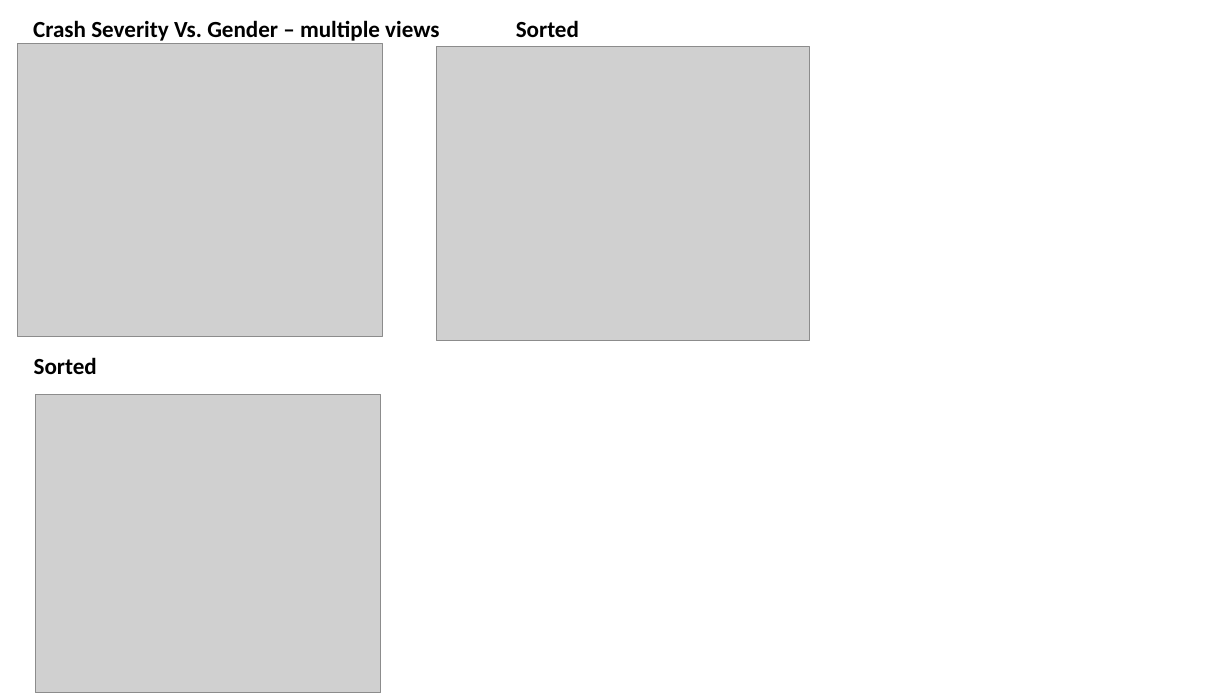
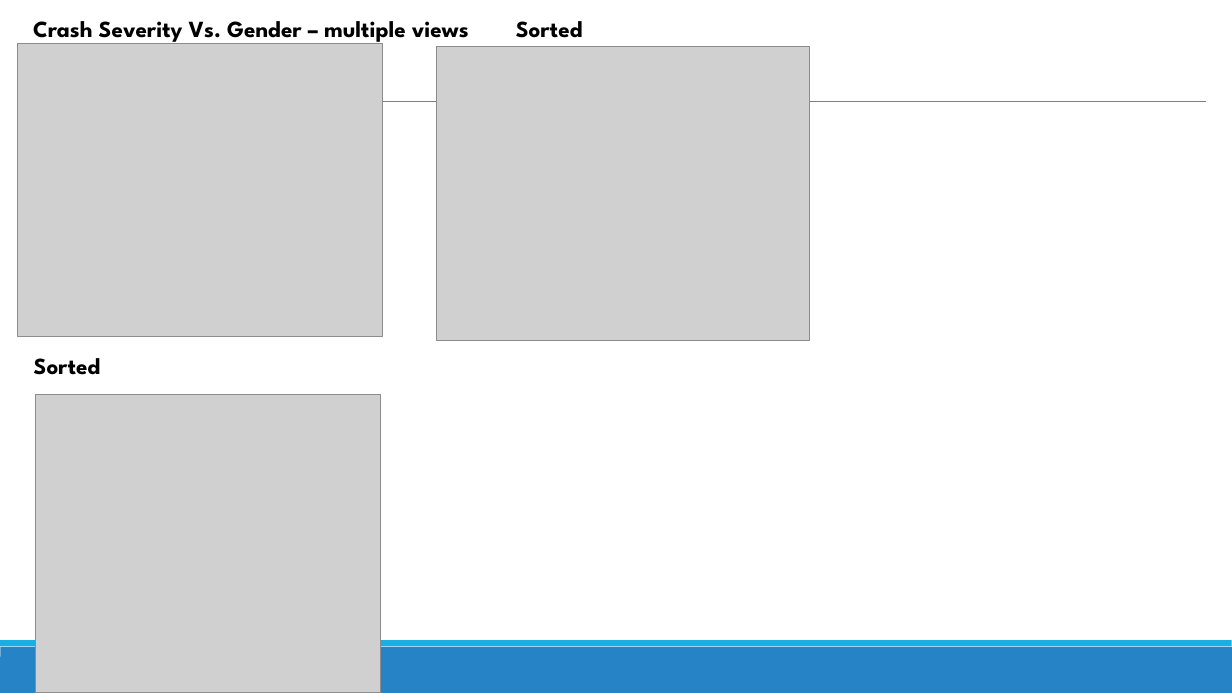
Before and after one commit to waghrayrashi/project-1, a slide deck: slide 15 of Project 1 - Group 2 - Statewide Bicycle Crash Analysis.pptx (slide 5 before the commit). Drawn at 1232x693 pixels with LibreOffice and Linux fonts; fonts in the diff are those of the drawing; grey boxes stand for pictures. Boxes give left, top, right and bottom in pixels: in the first picture for what was removed or moved away, otherwise in the second. Text is boxed around its words. In the diff, an @@ line names an element or a change of style, - is before the commit and + after.

```diff
--- a/Project 1 - Group 2 - Statewide Bicycle Crash Analysis.pptx
+++ b/Project 1 - Group 2 - Statewide Bicycle Crash Analysis.pptx
@@ line added from (36, 102) to (1206, 102), #808080 0.5 pt @@
@@ font Calibri to League Spartan in 3 elements at [33, 21, 469, 44], [516, 21, 583, 38], [34, 358, 101, 375] @@
@@ rectangle added at [0, 657, 1232, 693], fill #2683C6 @@
@@ rectangle added at [0, 647, 1232, 693], fill #2683C6 @@
@@ rectangle added at [0, 640, 1232, 647], fill #1CADE4 @@
```
Also in this commit, not shown: 5 other slides changed, 12 slides added, 1 slide removed, 10 other files.
